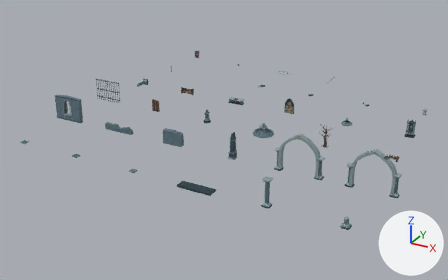
An edit to the Blender file art/blender/castle-library.blend, drawn before and after from the same camera.
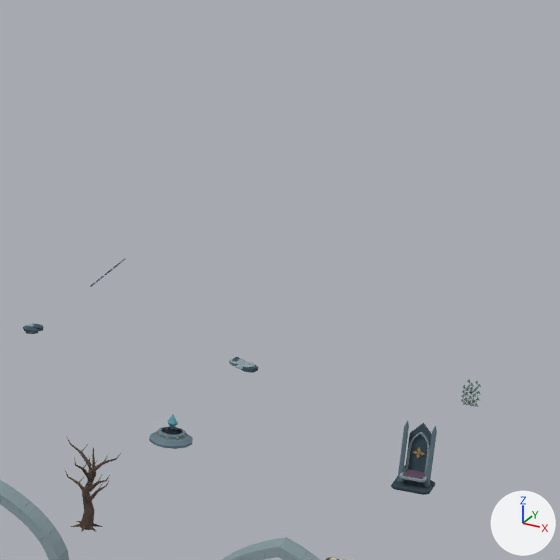
Each version is shown whole from a 50 mm camera at (107.6, -96.5, 60.2) aimed at (34.8, 35.8, -5.9), then close up on the part from 67% to 100% of the width and 3% to 55% of the height. The axes (+X, +Y, +Z) are drawn at lower right. The lights are the same throughout. The older version's two pictures come first.

The first close-up shows 'broken_throne_mesh', 'dead_tree_mesh', 'portal_broken_mesh', 'portal_mesh', 'sanctuary_mesh' and 5 more.
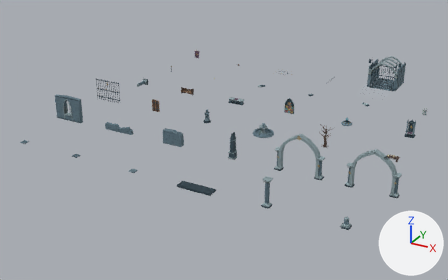
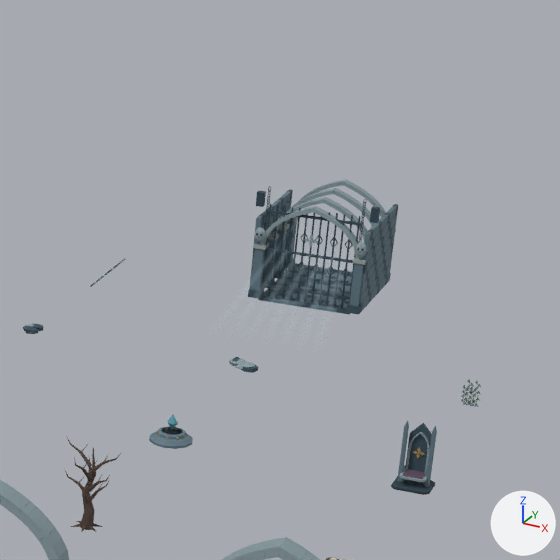
Patch to the scene script:
```diff
--- a/art/blender/castle-library.blend.py
+++ b/art/blender/castle-library.blend.py
@@ me_threshold_chain_1 @@
+me_threshold_chain_1.from_pydata(...)  # 9450 vertices, 2340 faces; spans x 3.54..3.76, y 0.06..0.18, z 0.14..8.82
+me_threshold_chain_1.materials.append(mat_castle___weathered_vertex_paint)
@@ me_threshold_weight_1 @@
+me_threshold_weight_1.from_pydata(...)  # 24 vertices, 6 faces; spans x 4.125..4.675, y 0.4..0.9, z 7.05..8.15
+me_threshold_weight_1.materials.append(mat_castle___weathered_vertex_paint)
@@ me_threshold_chain__1 @@
+me_threshold_chain__1.from_pydata(...)  # 9450 vertices, 2340 faces; spans x -3.76..-3.54, y 0.06..0.18, z 0.14..8.82
+me_threshold_chain__1.materials.append(mat_castle___weathered_vertex_paint)
@@ me_threshold_weight__1 @@
+me_threshold_weight__1.from_pydata(...)  # 24 vertices, 6 faces; spans x -4.675..-4.125, y 0.4..0.9, z 7.05..8.15
+me_threshold_weight__1.materials.append(mat_castle___weathered_vertex_paint)
@@ me_threshold_ironwork @@
+me_threshold_ironwork.from_pydata(...)  # 2536 vertices, 586 faces; spans x -3.7..3.7, y -0.2..0.15, z 0.0..7.5
+me_threshold_ironwork.materials.append(mat_castle___weathered_vertex_paint)
@@ me_threshold_vault @@
+me_threshold_vault.from_pydata(...)  # 12096 vertices, 3048 faces; spans x -4.35..4.35, y -0.67..9.6, z -0.21..7.72
+me_threshold_vault.materials.append(mat_castle___weathered_vertex_paint)
@@ ob_threshold_chain_1 @@
+ob_threshold_chain_1 = bpy.data.objects.new('threshold_chain_1', me_threshold_chain_1)
+ob_threshold_chain_1.parent = ob_threshold_lift
+ob_threshold_chain_1.location = (0.0, 0.0, 0.0)
@@ ob_threshold_lift @@
+ob_threshold_lift = bpy.data.objects.new('threshold_lift', None)
+ob_threshold_lift.parent = ob_exit_threshold
+ob_threshold_lift.location = (0.0, 0.0, 0.0)
@@ ob_exit_threshold @@
+ob_exit_threshold = bpy.data.objects.new('exit_threshold', None)
+ob_exit_threshold.location = (64.0, 80.0, 0.0)
@@ ob_threshold_weight_1 @@
+ob_threshold_weight_1 = bpy.data.objects.new('threshold_weight_1', me_threshold_weight_1)
+ob_threshold_weight_1.parent = ob_threshold_counterweight_1
+ob_threshold_weight_1.location = (0.0, 0.0, 0.0)
@@ ob_threshold_counterweight_1 @@
+ob_threshold_counterweight_1 = bpy.data.objects.new('threshold_counterweight_1', None)
+ob_threshold_counterweight_1.parent = ob_exit_threshold
+ob_threshold_counterweight_1.location = (0.0, 0.0, 0.0)
@@ ob_threshold_chain__1 @@
+ob_threshold_chain__1 = bpy.data.objects.new('threshold_chain_-1', me_threshold_chain__1)
+ob_threshold_chain__1.parent = ob_threshold_lift
+ob_threshold_chain__1.location = (0.0, 0.0, 0.0)
@@ ob_threshold_weight__1 @@
+ob_threshold_weight__1 = bpy.data.objects.new('threshold_weight_-1', me_threshold_weight__1)
+ob_threshold_weight__1.parent = ob_threshold_counterweight__1
+ob_threshold_weight__1.location = (0.0, 0.0, 0.0)
@@ ob_threshold_counterweight__1 @@
+ob_threshold_counterweight__1 = bpy.data.objects.new('threshold_counterweight_-1', None)
+ob_threshold_counterweight__1.parent = ob_exit_threshold
+ob_threshold_counterweight__1.location = (0.0, 0.0, 0.0)
@@ ob_threshold_ironwork @@
+ob_threshold_ironwork = bpy.data.objects.new('threshold_ironwork', me_threshold_ironwork)
+ob_threshold_ironwork.parent = ob_threshold_lift
+ob_threshold_ironwork.location = (0.0, 0.0, 0.0)
@@ ob_threshold_vault @@
+ob_threshold_vault = bpy.data.objects.new('threshold_vault', me_threshold_vault)
+ob_threshold_vault.parent = ob_exit_threshold
+ob_threshold_vault.location = (0.0, 0.0, 0.0)
```

Where the change shows, as pixel boxes (x1, y1, x2, y2) in the close-ups (560 x 560 px):
'threshold_vault', added (blue): after (248, 179, 398, 315)
'threshold_ironwork', added (blue): after (261, 204, 363, 309)
'threshold_weight_1', added: after (370, 206, 380, 223)
'threshold_weight_-1', added: after (256, 191, 266, 207)
'threshold_chain_-1', added: after (264, 186, 271, 244)
'threshold_chain_1', added: after (359, 201, 366, 242)
